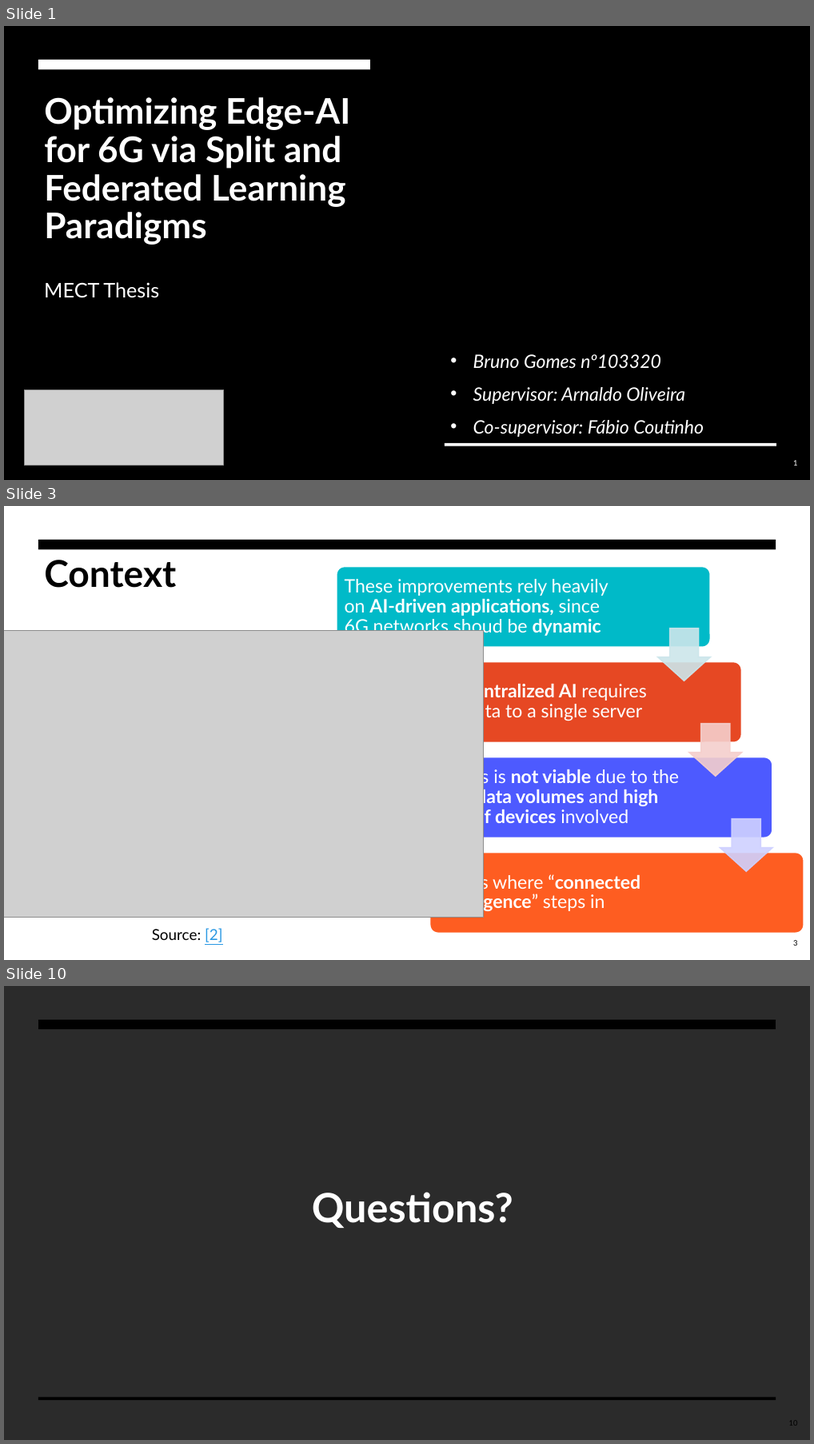
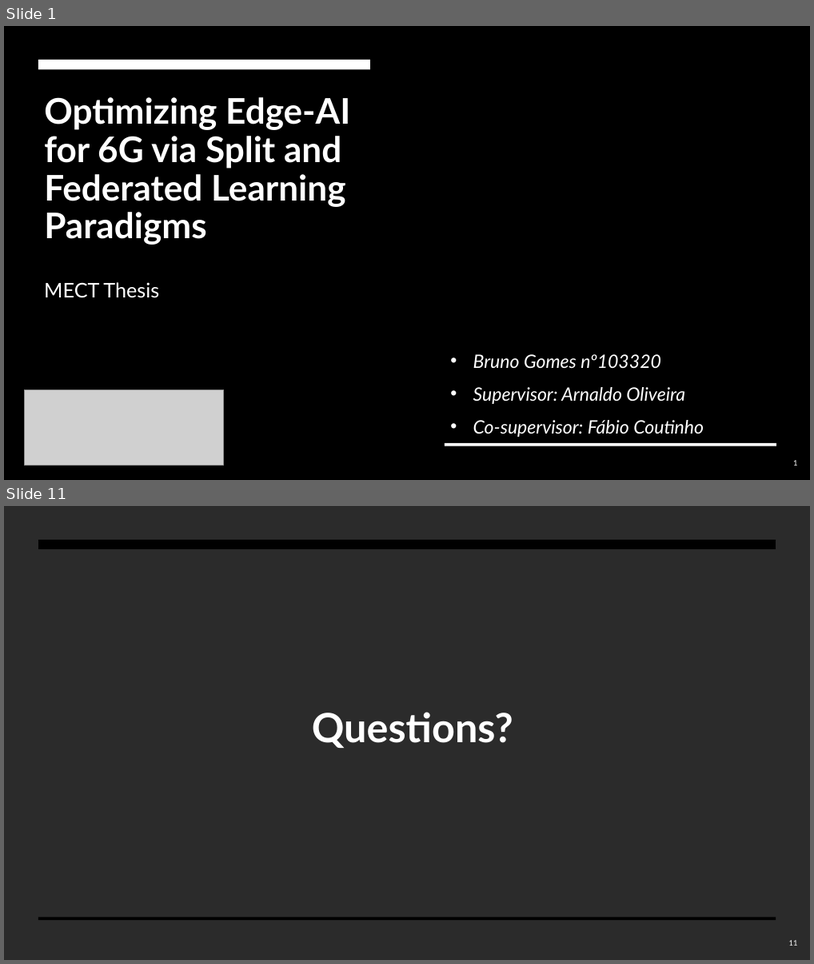
Before and after one commit to BrunoGomes22/MECT-Thesis, a slide deck: Presentations/apresentacao_tese_10min.pptx. Shown one above the other, each under a label of ours: slides 1, 3 and 10 before the commit, slides 1 and 11 after it; the slides between them are not shown. The pictures are 814x1444 and 814x964 pixels, drawn with LibreOffice and Linux fonts; fonts in the diff are those of the drawing; grey boxes stand for pictures; background and template pictures are left out; a plain dark background stands for a picture behind light text. Boxes give left, top, right and bottom in pixels: in the first picture for what was removed or moved away, otherwise in the second. Text is boxed around its words. In the diff, an @@ line names an element or a change of style, - is before the commit and + after.

```diff
--- a/Presentations/apresentacao_tese_10min.pptx
+++ b/Presentations/apresentacao_tese_10min.pptx
@@ slide 3 removed at [4,506,810,960], background #FFFFFF @@
@@ rectangle removed at [4,506,810,960] @@
@@ rectangle removed at [38,540,777,549] @@
@@ title removed at [44,560,176,588] @@
-Context
@@ picture removed at [4,630,484,916] @@
@@ group removed at [337,567,804,932]: 4 rounded rectangles, 4 texts, 3 down arrows @@
-These improvements rely heavily on AI-driven applications, since 6G networks shoud be dynamic
-Traditional centralized AI requires sending all data to a single server
-In 6G, this is not viable due to the massive data volumes and high number of devices involved
-This is where “connected intelligence” steps in
@@ text removed at [152,928,223,942] @@
-Source: [2]
@@ page number removed at [794,940,798,945] @@
-3
@@ what was slide 10 is now slide 11 @@
@@ page number at [790,940,798,945]: text changed; text colour #000000 to #F7F7F7 @@
-10
+11
```
Also in this commit, not shown: 4 slides changed, 7 slides added, 3 other slides removed.
